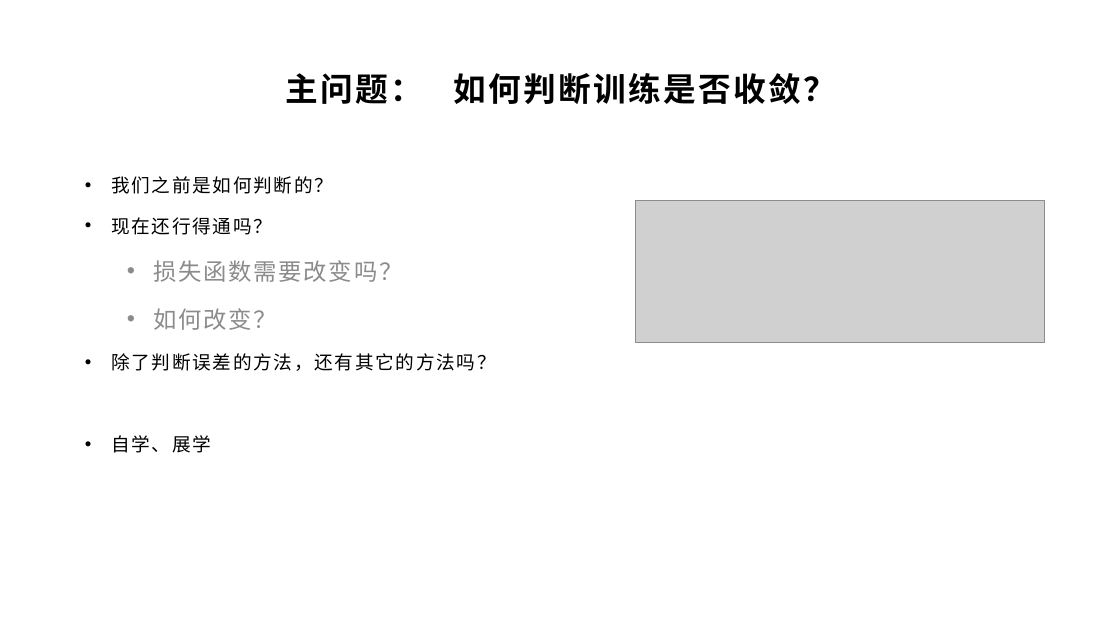
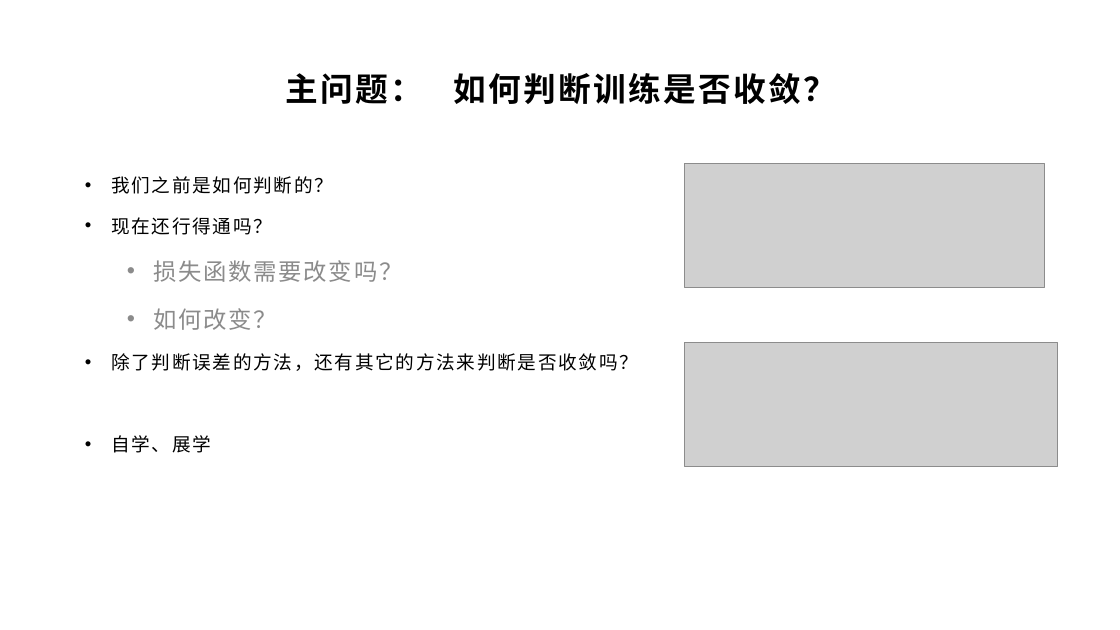
Before and after one commit to yyc-git/DeepLearningEdu, a slide deck: slide 13 of lessons/5_handwriting_by_linear_layer/ppt/用全连接层识别手写数字.pptx. Drawn at 1120x630 pixels with LibreOffice and Linux fonts; fonts in the diff are those of the drawing; grey boxes stand for pictures; background and template pictures are left out. Boxes give left, top, right and bottom in pixels: in the first picture for what was removed or moved away, otherwise in the second. Text is boxed around its words. In the diff, an @@ line names an element or a change of style, - is before the commit and + after.

```diff
--- a/lessons/5_handwriting_by_linear_layer/ppt/用全连接层识别手写数字.pptx
+++ b/lessons/5_handwriting_by_linear_layer/ppt/用全连接层识别手写数字.pptx
@@ picture: place and size @@
-picture at [635, 201, 1044, 342]
+picture at [685, 164, 1044, 288]
@@ text at [111, 353, 638, 371]: text changed @@
-• 除了判断误差的方法，还有其它的方法吗？
+• 除了判断误差的方法，还有其它的方法来判断是否收敛吗？
@@ picture added at [685, 343, 1058, 467] @@
```
Also in this commit, not shown: 12 other slides changed.
